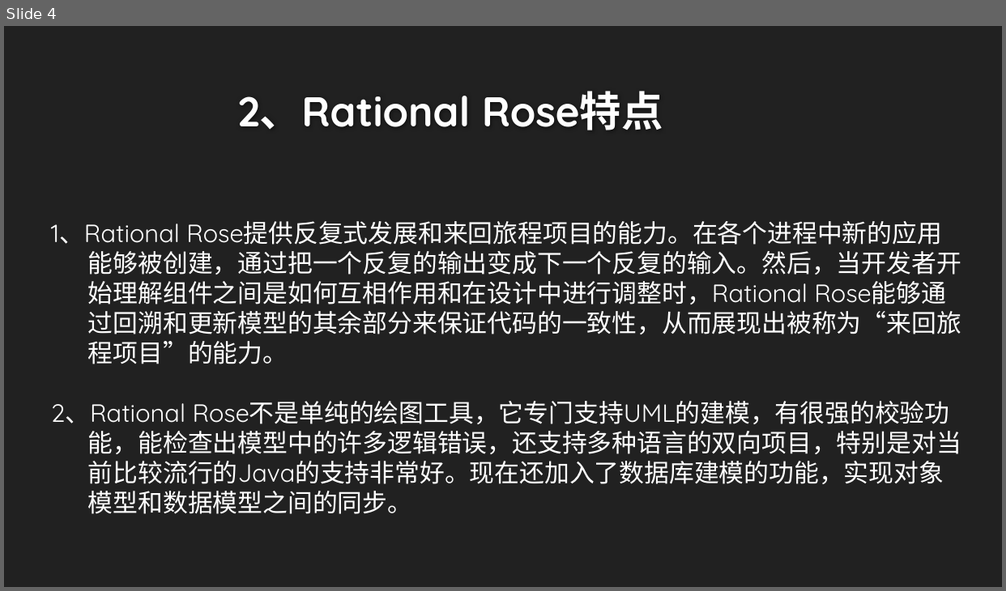
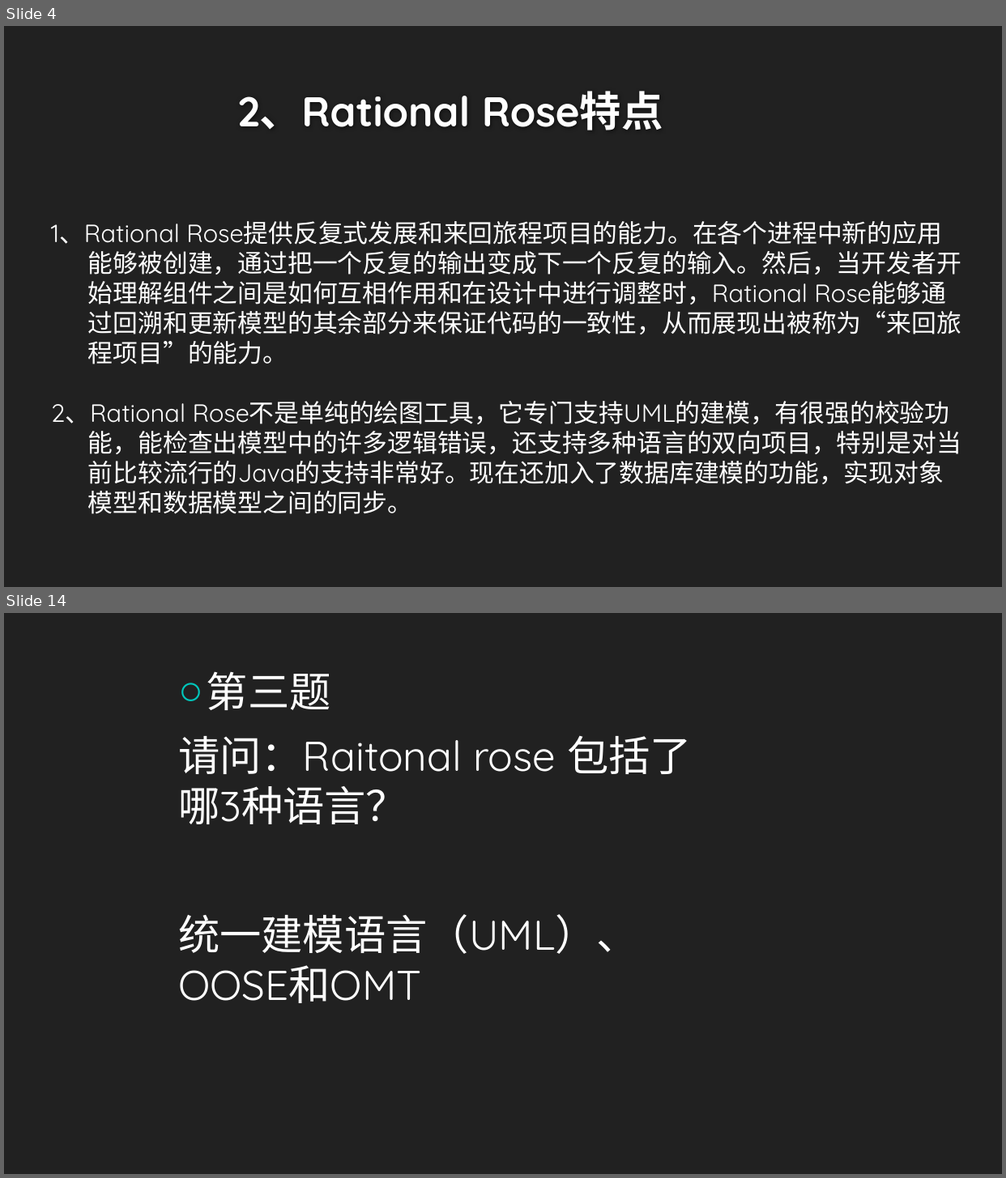
Before and after one commit to twn422/PRD2017, a slide deck: PRD-2017-G24/STW/非受控文件/翻转课堂作业/UML工具：Rational Rose/UML工具：Rational Rose.pptx. Shown one above the other, each under a label of ours: slide 4 before the commit, slides 4 and 14 after it; the slides between them are not shown. The pictures are 1006x591 and 1006x1178 pixels, drawn with LibreOffice and Linux fonts; fonts in the diff are those of the drawing; background and template pictures are left out. Boxes give left, top, right and bottom in pixels: in the first picture for what was removed or moved away, otherwise in the second. Text is boxed around its words. In the diff, an @@ line names an element or a change of style, - is before the commit and + after.

```diff
--- a/PRD-2017-G24/STW/非受控文件/翻转课堂作业/UML工具：Rational Rose/UML工具：Rational Rose.pptx
+++ b/PRD-2017-G24/STW/非受控文件/翻转课堂作业/UML工具：Rational Rose/UML工具：Rational Rose.pptx
@@ slide 14 added at [4, 613, 1002, 1174], background #212121 @@
@@ text added at [178, 671, 692, 1003], 40 pt, text #FFFFFF @@
+○ 第三题
+请问：Raitonal rose 包括了哪3种语言？
+统一建模语言（UML）、OOSE和OMT
```
Also in this commit, not shown: 4 slides changed, 9 other slides added, 3 slides removed, 2 other files.
